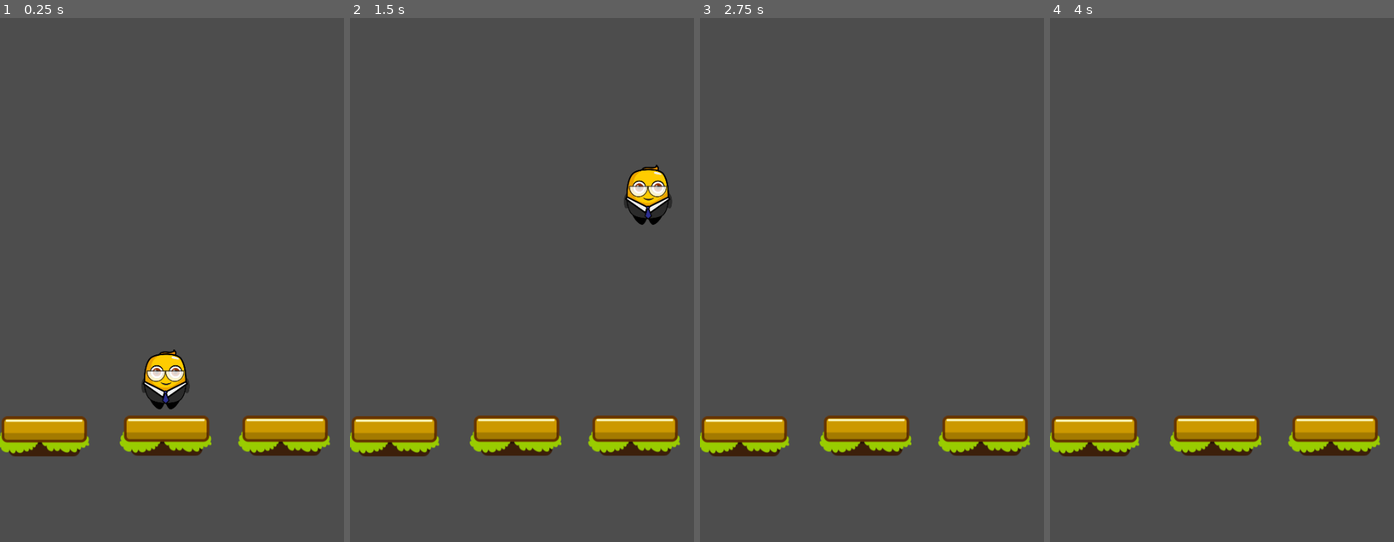
Above: before the commit, frames 1-4 (left to right).
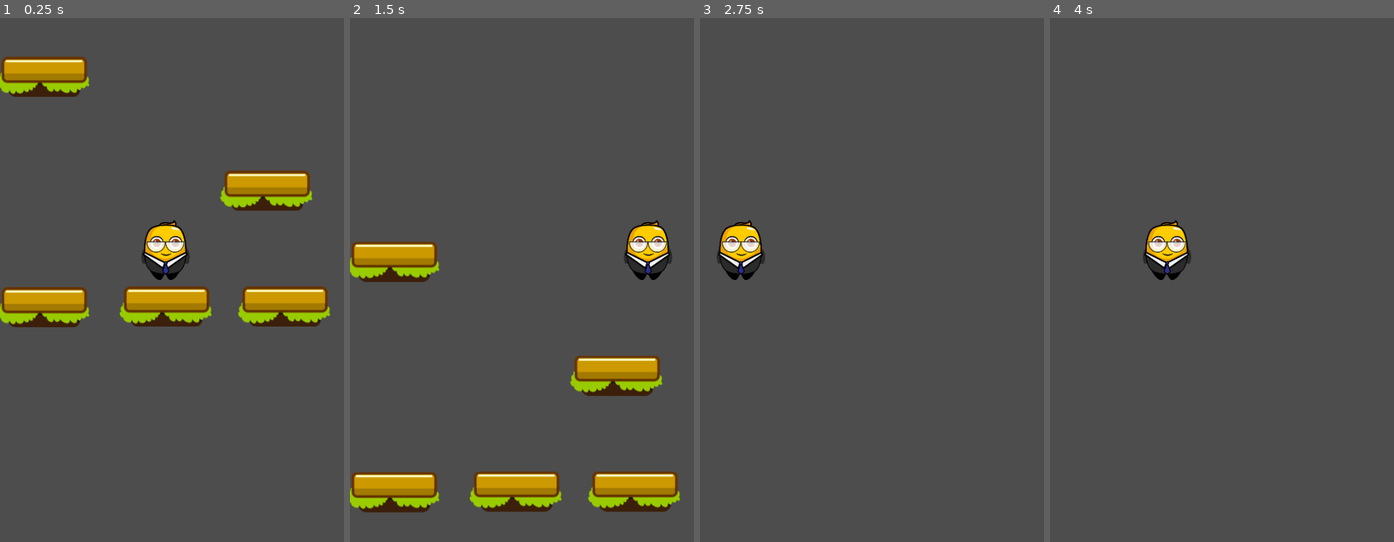
Above: after the commit, the same moments.

Repository: josh-W42/infinite-jumper-clone
Game: Godot game, scene res://scenes/game.tscn
Same seed, same stepped clock (60 frames per second), same inputs: the game is played once before the commit and once after it.
Inputs:
- Up to frame 1 (0.25 s): no input
- Up to frame 2 (1.5 s): hold D (move_right) 0.53-1.28 s; hold A (move_left) from 1.28 s (still down)
- Up to frame 3 (2.75 s): release A (move_left) at 2.03 s; hold D (move_right) from 2.03 s (still down)
- Up to frame 4 (4 s): release D (move_right) at 3.53 s; hold A (move_left) from 3.53 s (still down)

The runs differ from the first frame. In frame 1, 17% of the frame differs, in the area x 0-97%, y 7-84%; in frame 2, 17%, in the area x 0-97%, y 28-95%; in frame 3, 6.8%; in frame 4, 6.8%.

Commit message:
Added a camera, it follows the player when they jump, it is centered at the viewport width

Diff:
--- a/scenes/game.tscn
+++ b/scenes/game.tscn
@@ -1,14 +1,21 @@
-[gd_scene load_steps=4 format=3 uid="uid://0fk0ko2sd5fp"]
+[gd_scene load_steps=5 format=3 uid="uid://0fk0ko2sd5fp"]
 
 [ext_resource type="Script" path="res://scripts/game.gd" id="1_kxlwk"]
 [ext_resource type="PackedScene" uid="uid://didvyunv6b5s5" path="res://scenes/player.tscn" id="2_3537w"]
 [ext_resource type="PackedScene" uid="uid://dtvmpbgxi08ji" path="res://scenes/platform.tscn" id="2_n60dm"]
+[ext_resource type="PackedScene" uid="uid://b3ckf8kem70u5" path="res://scenes/game_camera.tscn" id="4_v5vl8"]
 
 [node name="Game" type="Node2D"]
 script = ExtResource("1_kxlwk")
 
 [node name="Platform" parent="." instance=ExtResource("2_n60dm")]
 position = Vector2(0, 664)
+
+[node name="Platform4" parent="." instance=ExtResource("2_n60dm")]
+position = Vector2(350, 481)
+
+[node name="Platform5" parent="." instance=ExtResource("2_n60dm")]
+position = Vector2(0, 302)
 
 [node name="Platform2" parent="." instance=ExtResource("2_n60dm")]
 position = Vector2(192, 663)
@@ -18,3 +25,5 @@
 
 [node name="Player" parent="." instance=ExtResource("2_3537w")]
 position = Vector2(259, 623)
+
+[node name="GameCamera" parent="." instance=ExtResource("4_v5vl8")]
--- /dev/null
+++ b/scenes/game_camera.tscn
@@ -0,0 +1,7 @@
+[gd_scene load_steps=2 format=3 uid="uid://b3ckf8kem70u5"]
+
+[ext_resource type="Script" path="res://scripts/game_camera.gd" id="1_5dxxe"]
+
+[node name="GameCamera" type="Camera2D"]
+position = Vector2(273, 453)
+script = ExtResource("1_5dxxe")
--- a/scripts/game.gd
+++ b/scripts/game.gd
@@ -1 +1,7 @@
 extends Node2D
+
+@onready var camera: Game_Camera = $GameCamera
+@onready var player: Player = $Player
+
+func _ready() -> void:
+	camera._setup_camera(player)
--- /dev/null
+++ b/scripts/game_camera.gd
@@ -0,0 +1,16 @@
+class_name Game_Camera
+
+extends Camera2D
+
+var player: Player
+
+func _ready() -> void:
+	global_position.x = get_viewport_rect().size.x / 2
+
+func _physics_process(delta: float) -> void:
+	if player != null:
+		global_position.y = player.global_position.y
+
+func _setup_camera(_player: Player) -> void:
+	if _player != null:
+		player = _player
